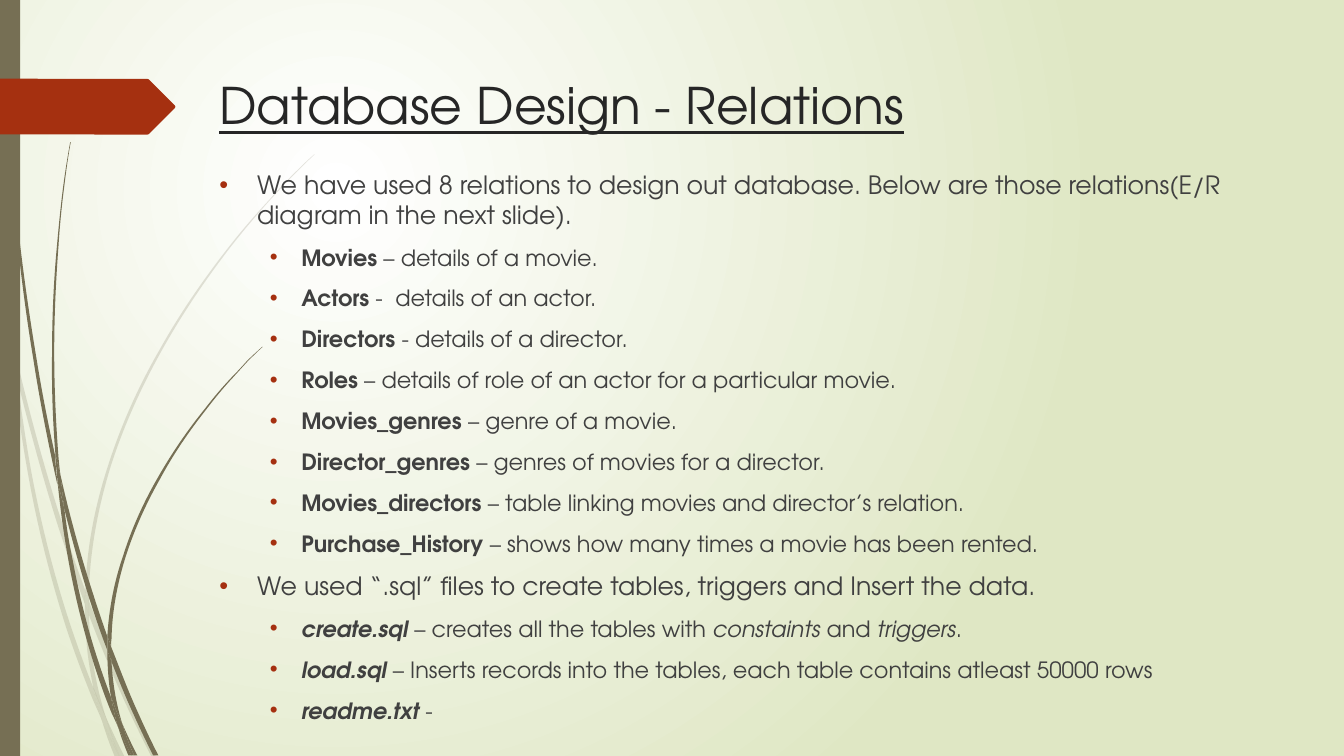
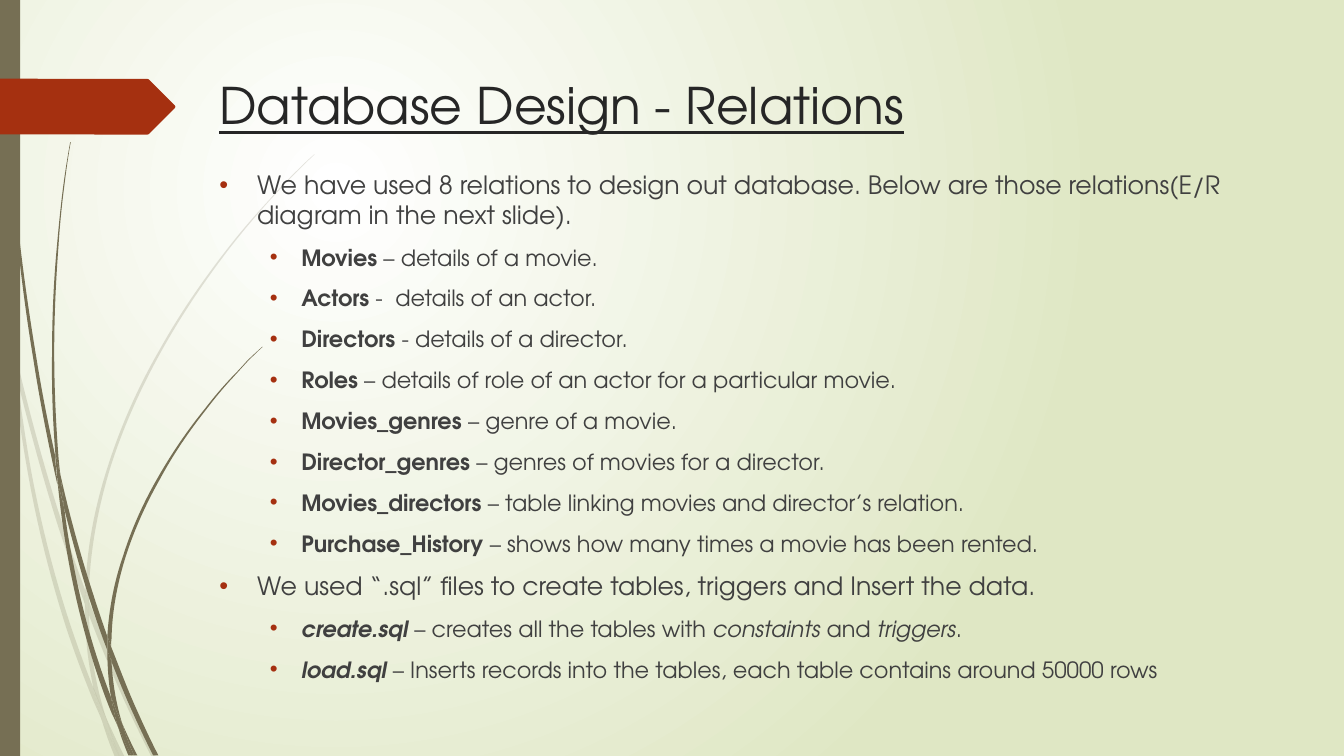
Before and after one commit to srinivas047/DMQL, a slide deck: slide 3 of DMQL_MoviesMarketPlace.pptx. Drawn at 1344x756 pixels with LibreOffice and Linux fonts; fonts in the diff are those of the drawing. Boxes give left, top, right and bottom in pixels: in the first picture for what was removed or moved away, otherwise in the second. Text is boxed around its words. In the diff, an @@ line names an element or a change of style, - is before the commit and + after.

```diff
--- a/DMQL_MoviesMarketPlace.pptx
+++ b/DMQL_MoviesMarketPlace.pptx
@@ text at box(301, 661, 1157, 682): text changed @@
-  • load.sql – Inserts records into the tables, each table contains atleast 50000 rows
-  • readme.txt -
+  • load.sql – Inserts records into the tables, each table contains around 50000 rows
```
Also in this commit, not shown: 3 other slides changed, 2 other files.
